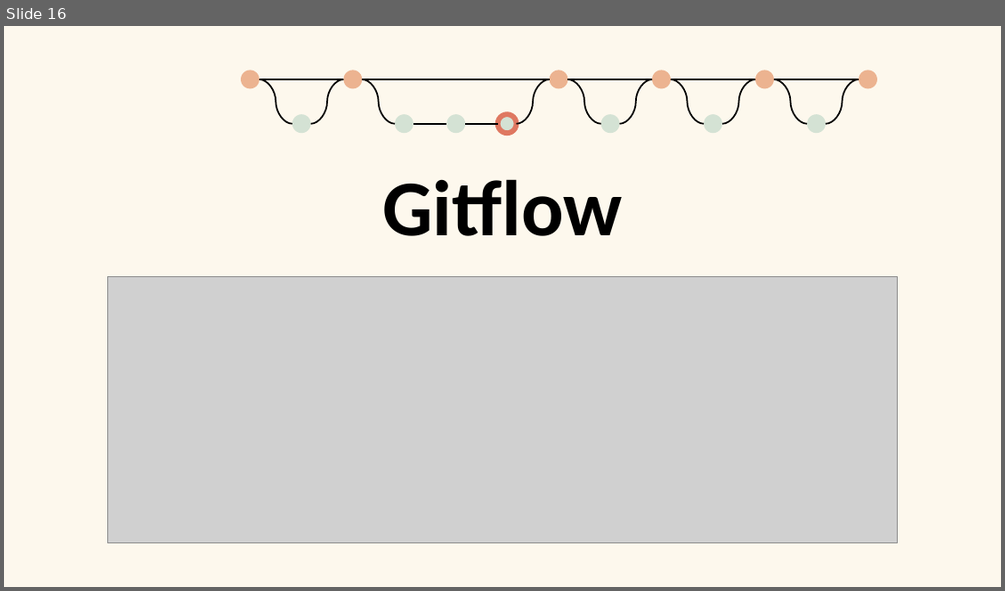
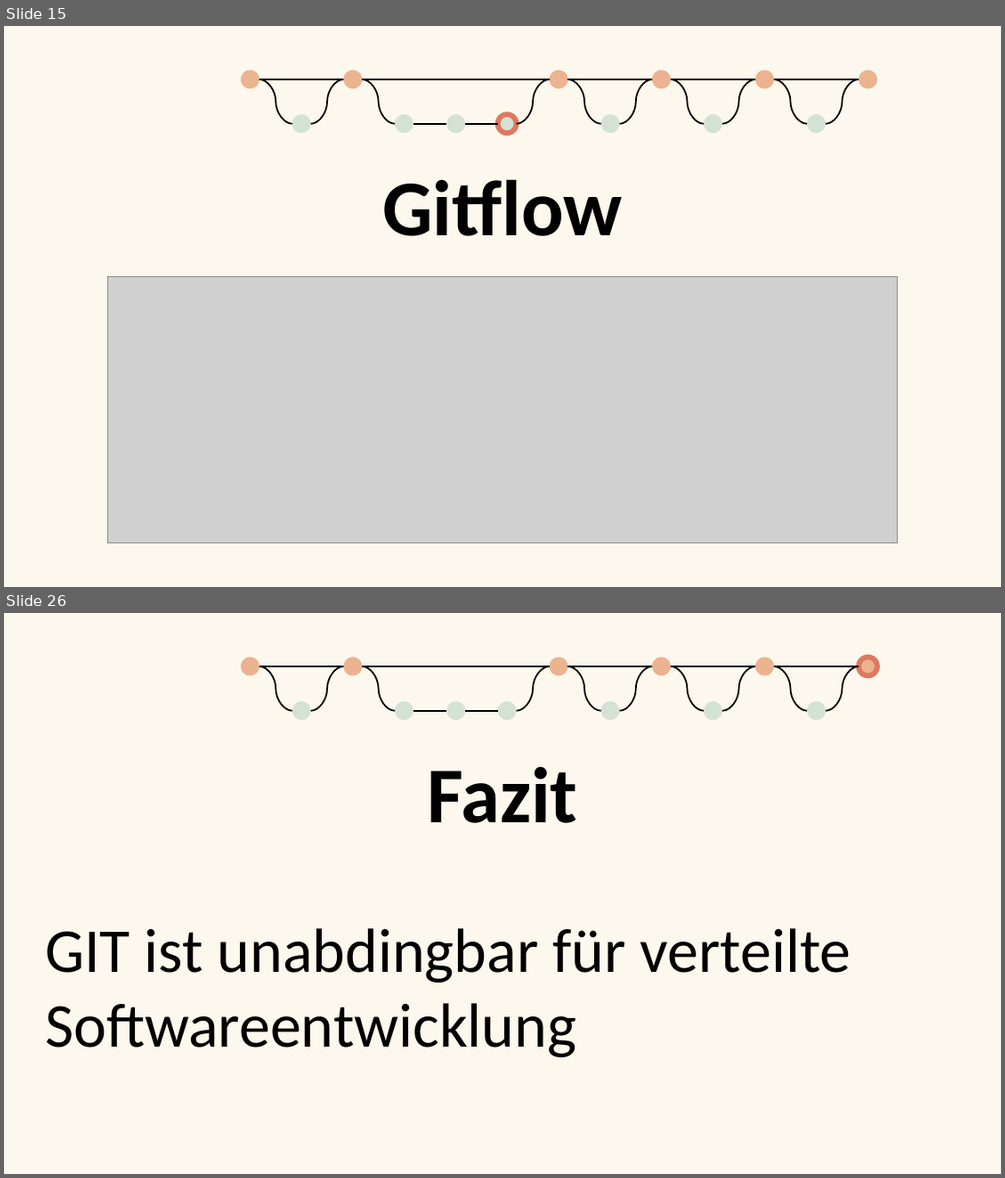
Before and after one commit to coloph0nius/SWEN, a slide deck: GITDesign.pptx. Shown one above the other, each under a label of ours: slide 16 before the commit, slides 15 and 26 after it; the slides between them are not shown. The pictures are 1005x591 and 1005x1178 pixels, drawn with LibreOffice and Linux fonts; fonts in the diff are those of the drawing; grey boxes stand for pictures; background and template pictures are left out. Boxes give left, top, right and bottom in pixels: in the first picture for what was removed or moved away, otherwise in the second. Text is boxed around its words. In the diff, an @@ line names an element or a change of style, - is before the commit and + after.

```diff
--- a/GITDesign.pptx
+++ b/GITDesign.pptx
@@ slide 26 added at (x1=4, y1=613, x2=1001, y2=1174), background #FDF8ED @@
@@ ellipse added at (x1=241, y1=657, x2=259, y2=676), fill #ECB390 @@
@@ ellipse added at (x1=343, y1=657, x2=362, y2=676), fill #ECB390 @@
@@ ellipse added at (x1=550, y1=657, x2=568, y2=676), fill #ECB390 @@
@@ ellipse added at (x1=652, y1=657, x2=671, y2=676), fill #ECB390 @@
@@ ellipse added at (x1=755, y1=657, x2=774, y2=676), fill #ECB390 @@
@@ ellipse added at (x1=858, y1=657, x2=877, y2=676), fill #ECB390, outline #DF7861 5 pt @@
@@ line added from (259, 666) to (343, 666), #000000 1.5 pt @@
@@ curved line added from (259, 666) to (291, 711), #000000 1.5 pt @@
@@ curved line added from (343, 666) to (310, 711), #000000 1.5 pt @@
@@ line added from (362, 666) to (550, 666), #000000 1.5 pt @@
@@ curved line added from (362, 666) to (395, 711), #000000 1.5 pt @@
@@ curved line added from (550, 666) to (517, 711), #000000 1.5 pt @@
@@ line added from (568, 666) to (652, 666), #000000 1.5 pt @@
@@ curved line added from (568, 666) to (600, 711), #000000 1.5 pt @@
@@ curved line added from (652, 666) to (619, 711), #000000 1.5 pt @@
@@ line added from (671, 666) to (755, 666), #000000 1.5 pt @@
@@ curved line added from (671, 666) to (704, 711), #000000 1.5 pt @@
@@ curved line added from (755, 666) to (722, 711), #000000 1.5 pt @@
@@ line added from (774, 666) to (858, 666), #000000 1.5 pt @@
@@ curved line added from (774, 666) to (807, 711), #000000 1.5 pt @@
@@ curved line added from (858, 666) to (825, 711), #000000 1.5 pt @@
@@ ellipse added at (x1=291, y1=701, x2=310, y2=720), fill #D4E2D4 @@
@@ ellipse added at (x1=395, y1=701, x2=413, y2=720), fill #D4E2D4 @@
@@ line added from (413, 711) to (446, 711), #000000 1.5 pt @@
@@ ellipse added at (x1=446, y1=701, x2=465, y2=720), fill #D4E2D4 @@
@@ line added from (465, 711) to (498, 711), #000000 1.5 pt @@
@@ ellipse added at (x1=498, y1=701, x2=517, y2=720), fill #D4E2D4 @@
@@ ellipse added at (x1=600, y1=701, x2=619, y2=720), fill #D4E2D4 @@
@@ ellipse added at (x1=704, y1=701, x2=722, y2=720), fill #D4E2D4 @@
@@ ellipse added at (x1=807, y1=701, x2=825, y2=720), fill #D4E2D4 @@
@@ text added at (x1=427, y1=766, x2=578, y2=823), 76 pt, text #000000, bold @@
+Fazit
@@ text added at (x1=45, y1=928, x2=851, y2=1057), 60 pt, text #000000 @@
+GIT ist unabdingbar für verteilte Softwareentwicklung
@@ what was slide 16 is now slide 15 @@
```
Also in this commit, not shown: 2 slides changed, 12 other slides added, 7 slides removed, 1 other file.
